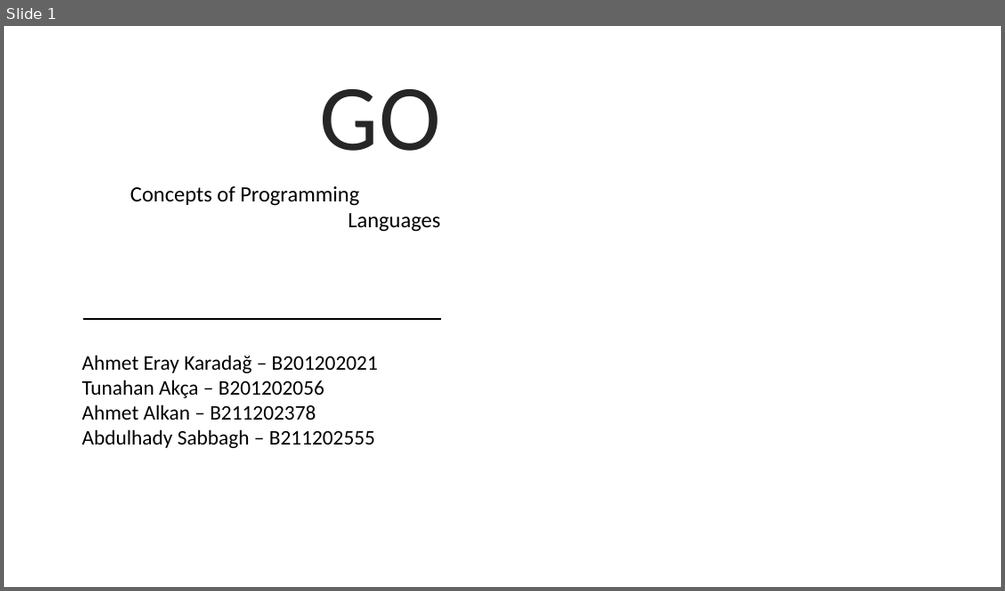
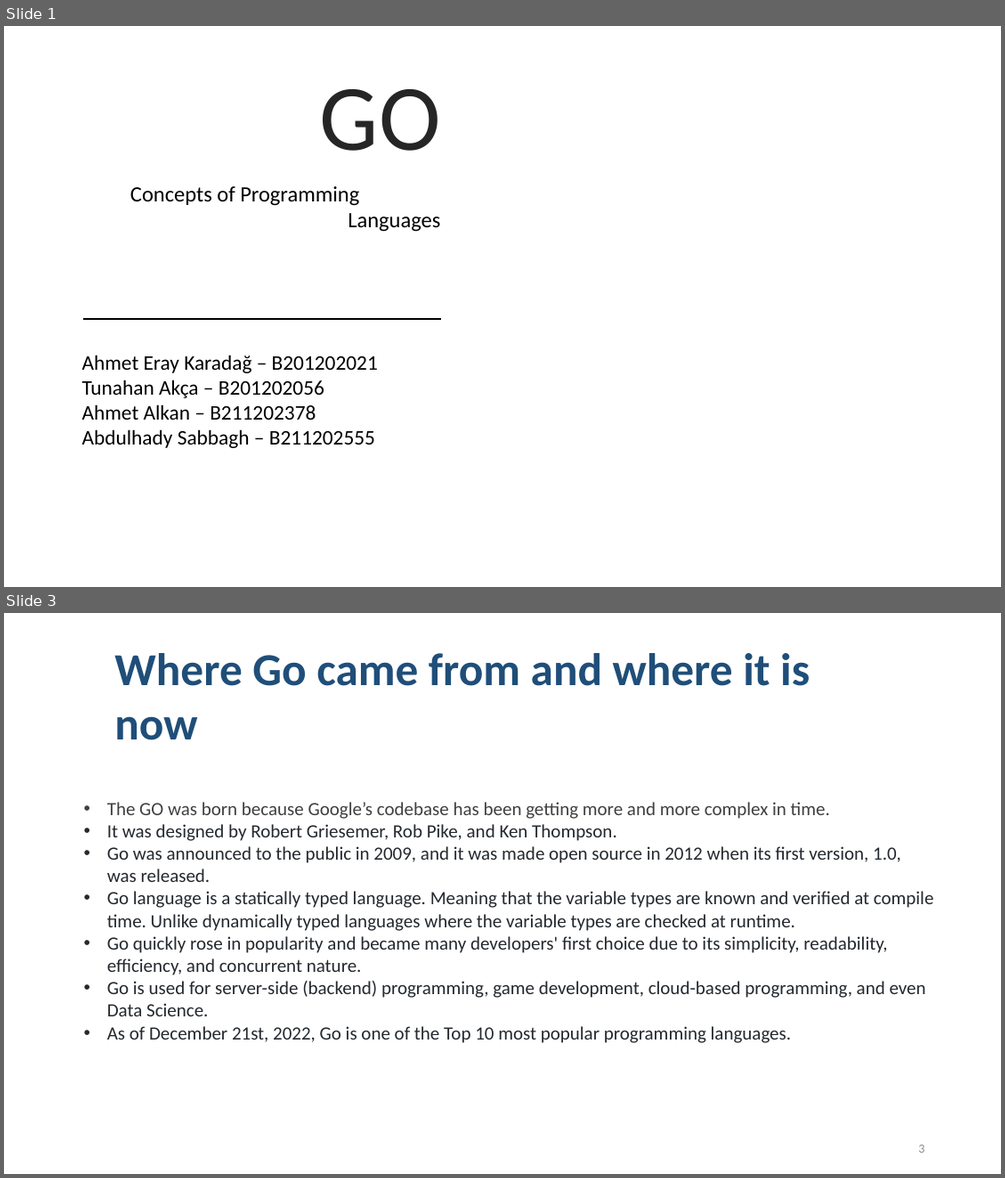
Before and after one commit to eraykaradag/pdp, a slide deck: GO.pptx. Shown one above the other, each under a label of ours: slide 1 before the commit, slides 1 and 3 after it; the slides between them are not shown. The pictures are 1005x591 and 1005x1178 pixels, drawn with LibreOffice and Linux fonts; fonts in the diff are those of the drawing; background and template pictures are left out. Boxes give left, top, right and bottom in pixels: in the first picture for what was removed or moved away, otherwise in the second. Text is boxed around its words. In the diff, an @@ line names an element or a change of style, - is before the commit and + after.

```diff
--- a/GO.pptx
+++ b/GO.pptx
@@ slide 3 added at (4,613,1001,1174), background picture (left out) @@
@@ text added at (114,653,809,740), 44 pt, text #1F4E79, bold @@
+Where Go came from and where it is now
@@ text added at (107,802,934,1043), 18 pt, text #24292F @@
+• The GO was born because Google’s codebase has been getting more and more complex in time.
+• It was designed by Robert Griesemer, Rob Pike, and Ken Thompson.
+• Go was announced to the public in 2009, and it was made open source in 2012 when its first version, 1.0, was released.
+• Go language is a statically typed language. Meaning that the variable types are known and verified at compile time. Unlike dynamically typed languages where the variable types are checked at runtime.
+• Go quickly rose in popularity and became many developers' first choice due to its simplicity, readability, efficiency, and concurrent nature.
+• Go is used for server-side (backend) programming, game development, cloud-based programming, and even Data Science.
+• As of December 21st, 2022, Go is one of the Top 10 most popular programming languages.
@@ page number added at (918,1144,924,1152), 12 pt, text #8C8C8C @@
+3
```
Also in this commit, not shown: 2 slides changed, 7 other slides added, 1 slide removed.
